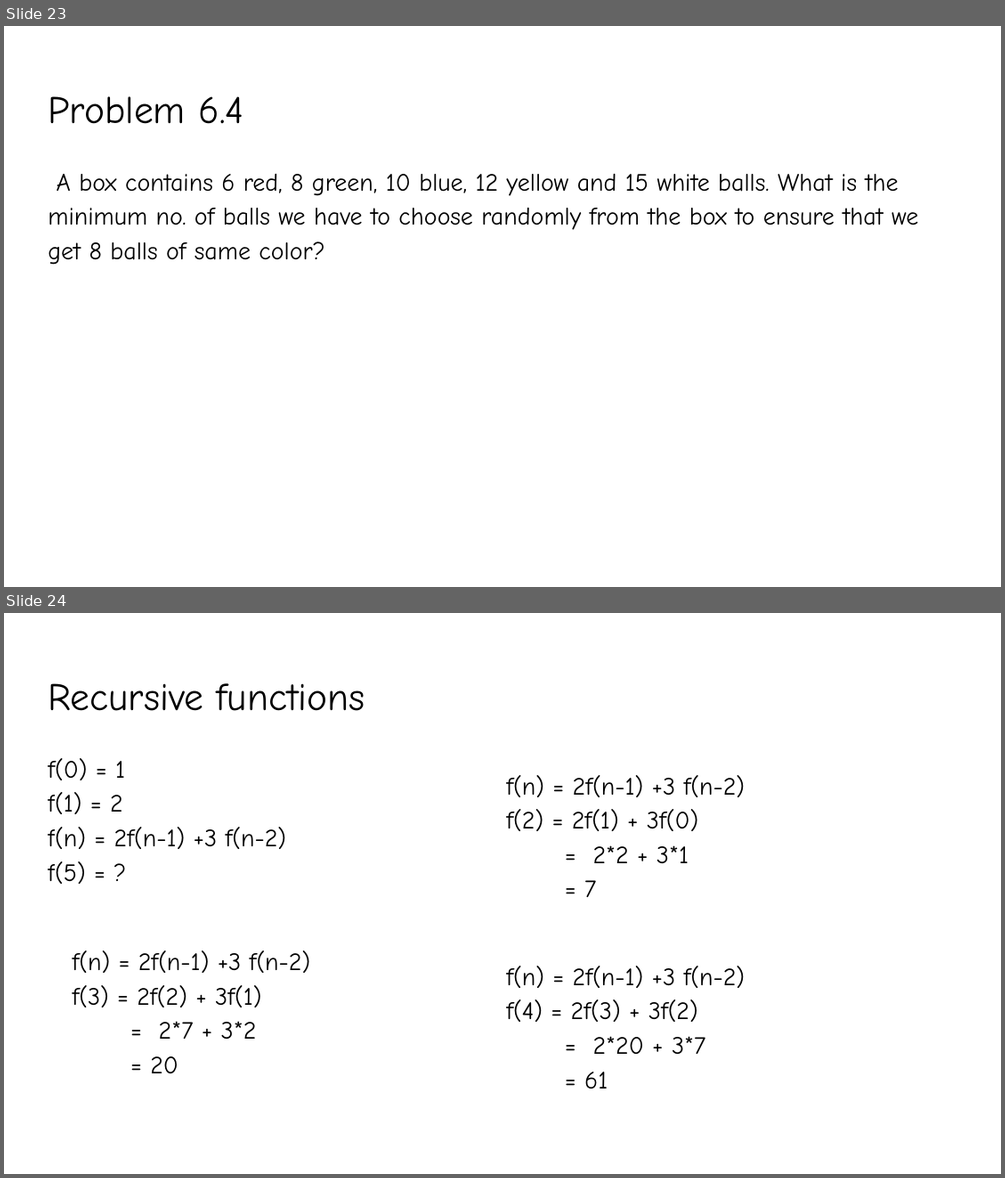
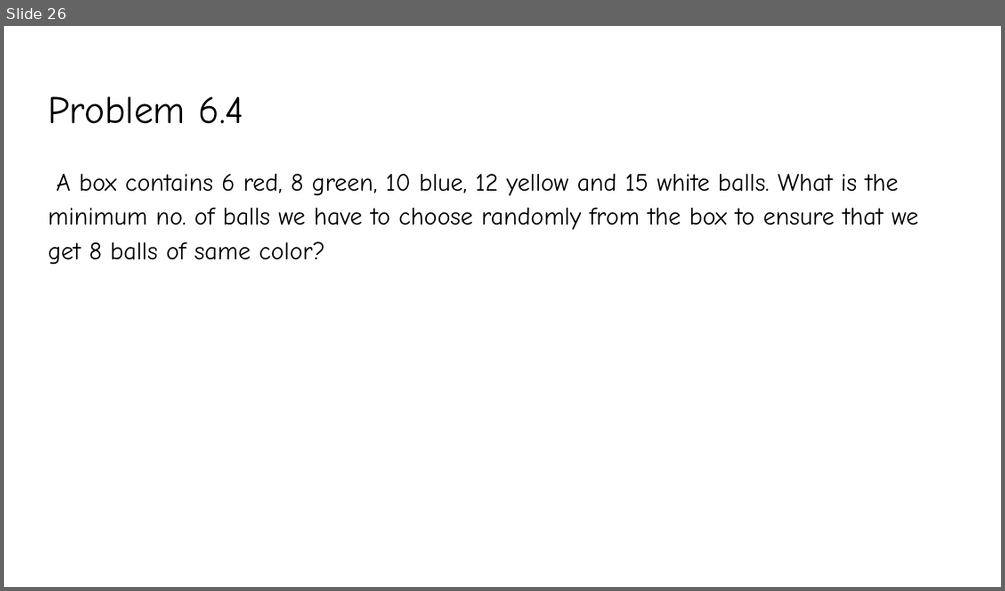
Before and after one commit to YeasirRayhanPrince/yeasirrayhanprince.github.io, a slide deck: cse106/slides/Lecture7.pptx. Shown one above the other, each under a label of ours: slides 23 and 24 before the commit, slide 26 after it. The pictures are 1005x1178 and 1005x591 pixels, drawn with LibreOffice and Linux fonts; fonts in the diff are those of the drawing. Boxes give left, top, right and bottom in pixels: in the first picture for what was removed or moved away, otherwise in the second. Text is boxed around its words. In the diff, an @@ line names an element or a change of style, - is before the commit and + after.

```diff
--- a/cse106/slides/Lecture7.pptx
+++ b/cse106/slides/Lecture7.pptx
@@ slide 24 removed at [4, 613, 1001, 1174], background #FFFFFF @@
@@ title removed at [48, 683, 365, 711] @@
-Recursive functions
@@ text removed at [48, 758, 287, 884] @@
-f(0) = 1
-f(1) = 2
-f(n) = 2f(n-1) +3 f(n-2)
-f(5) = ?
@@ text removed at [506, 775, 745, 897] @@
-f(n) = 2f(n-1) +3 f(n-2)
-f(2) = 2f(1) + 3f(0)
-= 2*2 + 3*1
-= 7
@@ text removed at [73, 950, 311, 1073] @@
-f(n) = 2f(n-1) +3 f(n-2)
-f(3) = 2f(2) + 3f(1)
-= 2*7 + 3*2
-= 20
@@ text removed at [506, 965, 745, 1088] @@
-f(n) = 2f(n-1) +3 f(n-2)
-f(4) = 2f(3) + 3f(2)
-= 2*20 + 3*7
-= 61
@@ what was slide 23 is now slide 26 @@
```
Also in this commit, not shown: 5 slides changed, 3 slides added, 1 other slide removed, 2 other files.
